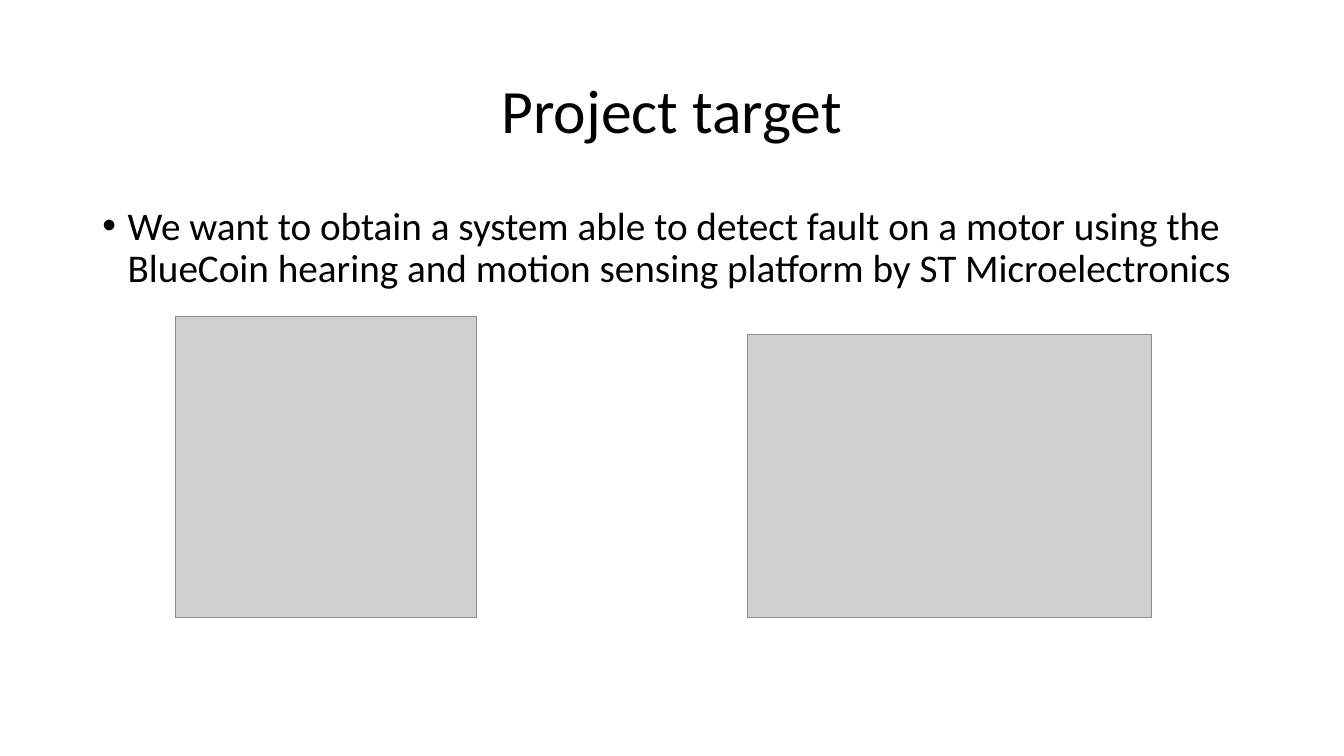
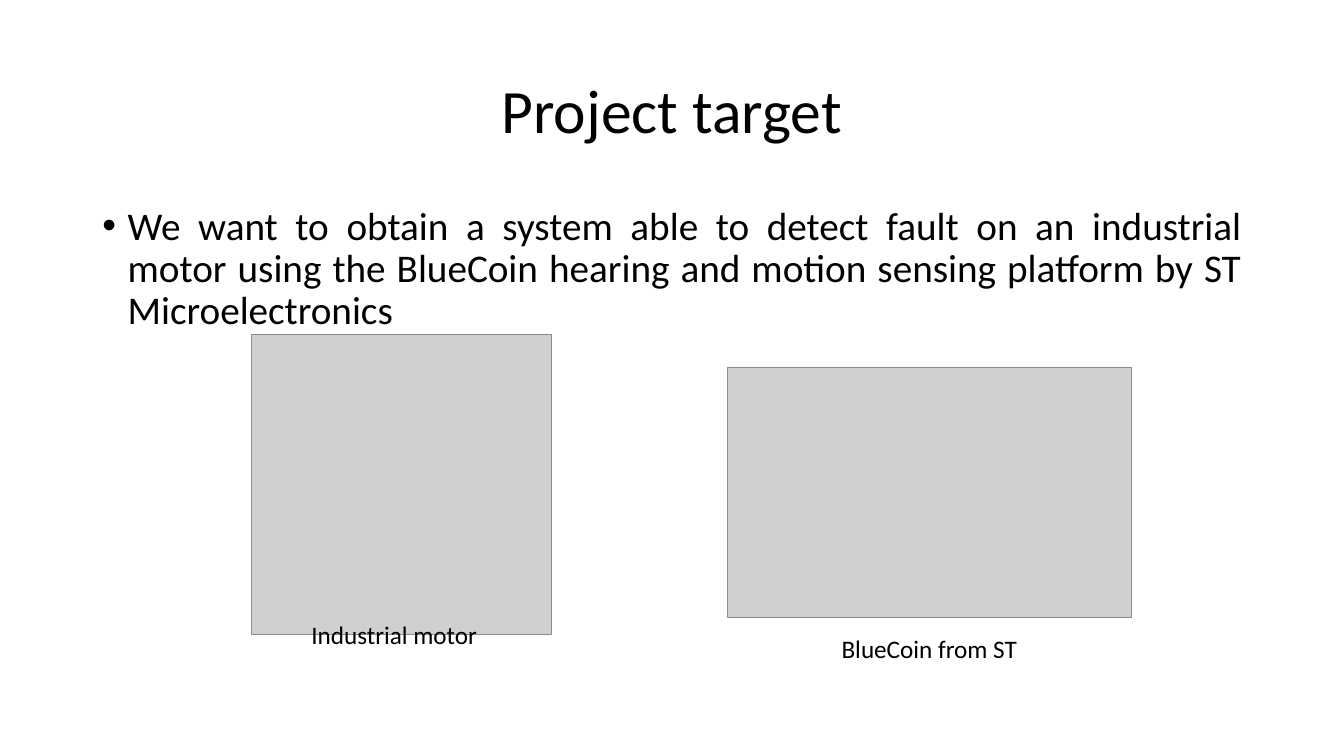
Before and after one commit to urzino/FanMonitoringBlueCoin, a slide deck: slide 2 of Pervasive_presentation_Milestone1_group8.pptx. Drawn at 1344x756 pixels with LibreOffice and Linux fonts; fonts in the diff are those of the drawing; grey boxes stand for pictures. Boxes give left, top, right and bottom in pixels: in the first picture for what was removed or moved away, otherwise in the second. Text is boxed around its words. In the diff, an @@ line names an element or a change of style, - is before the commit and + after.

```diff
--- a/Pervasive_presentation_Milestone1_group8.pptx
+++ b/Pervasive_presentation_Milestone1_group8.pptx
@@ text at box(128, 212, 1241, 335): text changed @@
-• We want to obtain a system able to detect fault on a motor using the BlueCoin hearing and motion sensing platform by ST Microelectronics
+• We want to obtain a system able to detect fault on an industrial motor using the BlueCoin hearing and motion sensing platform by ST Microelectronics
@@ picture: place and size @@
-picture at box(175, 317, 476, 617)
+picture at box(251, 335, 552, 635)
@@ picture: place and size @@
-picture at box(748, 335, 1152, 618)
+picture at box(727, 368, 1131, 618)
@@ text added at box(311, 626, 477, 650), 18 pt, text #000000 @@
+Industrial motor
@@ text added at box(842, 640, 1017, 659), 18 pt, text #000000 @@
+BlueCoin from ST
```
Also in this commit, not shown: 7 other slides changed, 1 slide added.
